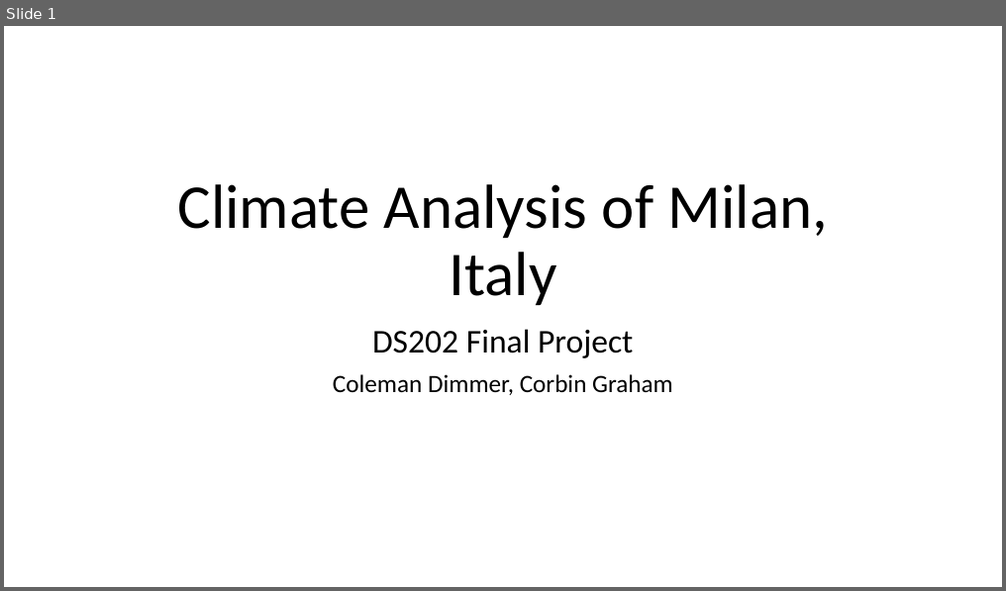
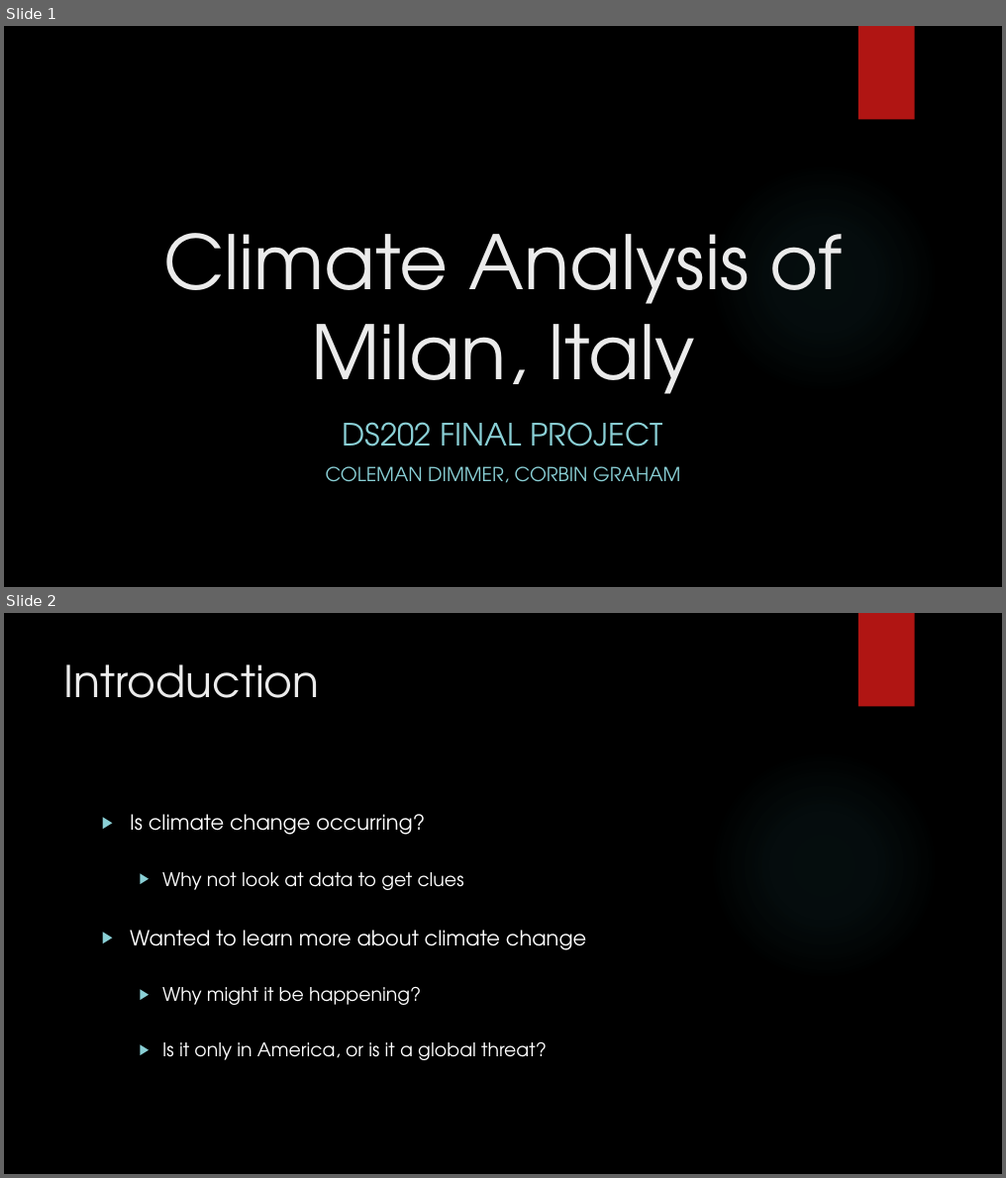
Before and after one commit to corbinmgraham/Climate-Analysis, a slide deck: DS202-FinalPresentation.pptx. Shown one above the other, each under a label of ours: slide 1 before the commit, slides 1 and 2 after it. The pictures are 1006x591 and 1006x1178 pixels, drawn with LibreOffice and Linux fonts; fonts in the diff are those of the drawing; background and template pictures are left out. Boxes give left, top, right and bottom in pixels: in the first picture for what was removed or moved away, otherwise in the second. Text is boxed around its words. In the diff, an @@ line names an element or a change of style, - is before the commit and + after.

```diff
--- a/DS202-FinalPresentation.pptx
+++ b/DS202-FinalPresentation.pptx
@@ slide 2 added at box(4, 613, 1002, 1174), background picture (left out); not listed: 2 template elements that a slide beside it also shows @@
@@ title added at box(64, 664, 320, 698), 42 pt, text #EBEBEB @@
+Introduction
@@ text added at box(130, 814, 586, 1060), 18 pt, text #FFFFFF @@
+▶ Is climate change occurring?
+  ▶ Why not look at data to get clues
+▶ Wanted to learn more about climate change
+  ▶ Why might it be happening?
+  ▶ Is it only in America, or is it a global threat?
@@ slide 1 changed as well @@
@@ background #FFFFFF to picture (left out) @@
@@ rectangle added at box(858, 26, 915, 120), fill #B01513 @@
@@ title "Climate Analysis of Milan, Italy": place and size @@
-title "Climate Analysis of Milan, Italy" at box(177, 184, 828, 305)
+title "Climate Analysis of Milan, Italy" at box(163, 233, 842, 394)
@@ title "Climate Analysis of Milan, Italy" at box(163, 233, 842, 394): size 60 to 72 pt, font Calibri to TeX Gyre Adventor, text colour #000000 to #EBEBEB; line spacing 0.9 to 1 @@
@@ ellipse added at box(709, 163, 939, 393), fill gradient #50B9C1 @@
@@ subtitle at box(326, 422, 681, 483): text changed; size 24 to 18.5 pt; font Calibri to TeX Gyre Adventor; text colour #000000 to #8AD0D6 @@
-DS202 Final Project
-Coleman Dimmer, Corbin Graham
+DS202 FINAL PROJECT
+COLEMAN DIMMER, CORBIN GRAHAM
```
Also in this commit, not shown: 13 other slides changed, 1 slide removed, 1 other file.
